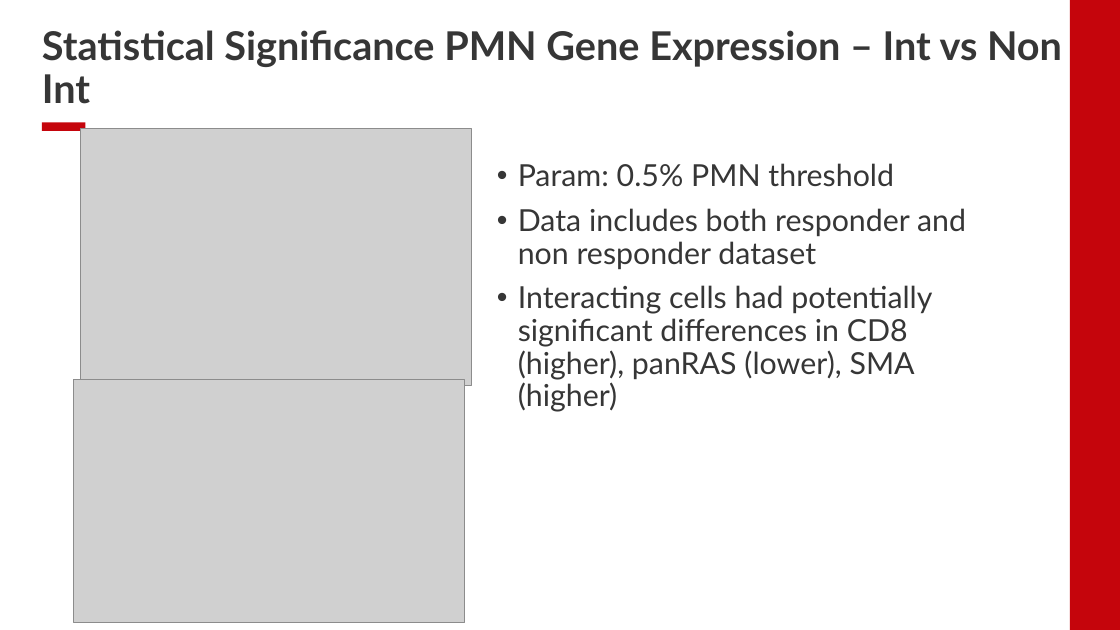
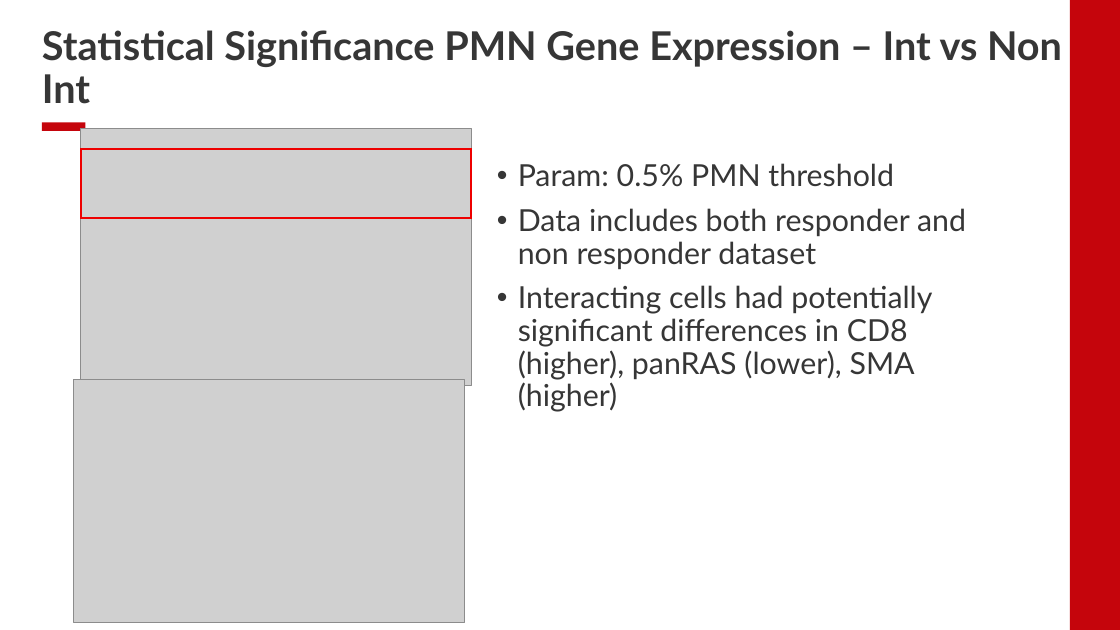
Before and after one commit to EDJohns/2025-Dinh-Lab-Research-Project, a slide deck: slide 7 of Shapiro 2025 Project/Weekly Updates/Week 9 Updates.pptx (slide 6 before the commit). Drawn at 1120x630 pixels with LibreOffice and Linux fonts; fonts in the diff are those of the drawing; grey boxes stand for pictures; background and template pictures are left out. Boxes give left, top, right and bottom in pixels: in the first picture for what was removed or moved away, otherwise in the second. Text is boxed around its words. In the diff, an @@ line names an element or a change of style, - is before the commit and + after.

```diff
--- a/Shapiro 2025 Project/Weekly Updates/Week 9 Updates.pptx
+++ b/Shapiro 2025 Project/Weekly Updates/Week 9 Updates.pptx
@@ rectangle added at bbox=[81, 149, 471, 218], outline #EE0000 1.5 pt @@
```
Also in this commit, not shown: 3 slides added, 3 slides removed.
